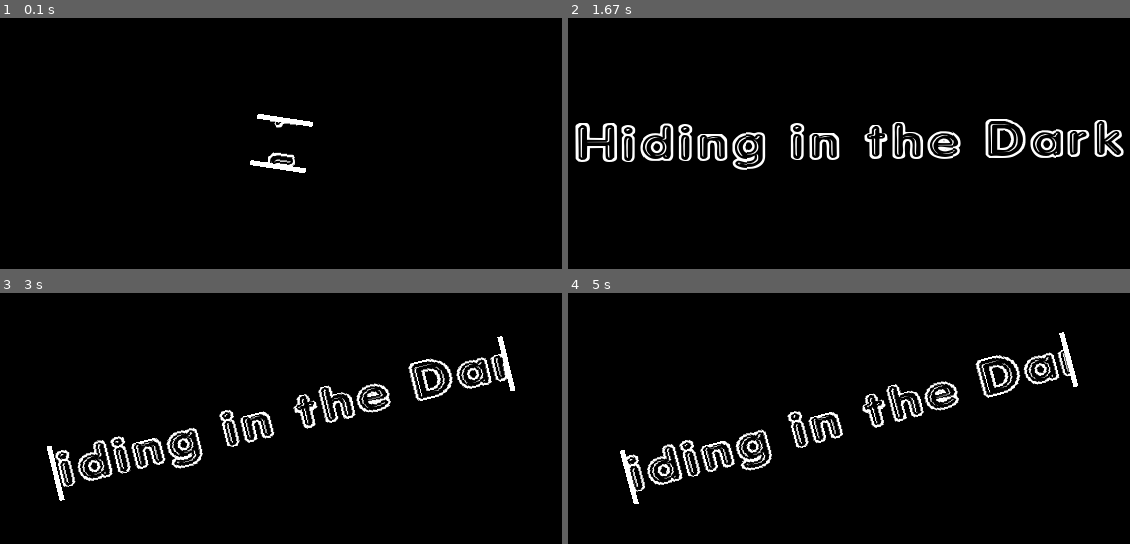
Above: before the commit, frames 1-4 (two rows, left to right).
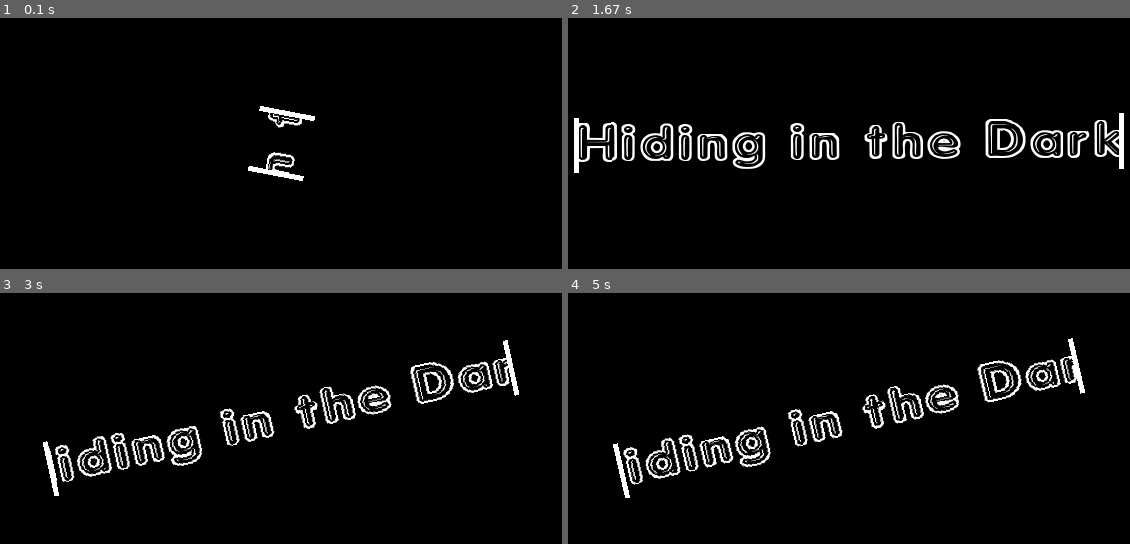
Above: after the commit, the same moments.

Repository: blankRiot96/pygame-poc
Game: pygame game, started from poc/text_effects/main.py
Same seed, same stepped clock (60 frames per second), same inputs: the game is played once before the commit and once after it.
Inputs:
- Up to frame 1 (0.1 s): no input
- Up to frame 2 (1.67 s): no input
- Up to frame 3 (3 s): no input
- Up to frame 4 (5 s): no input

The runs differ from the first frame. In frame 1, 0.9% of the frame differs, in the area x 44-57%, y 35-65%; in frame 2, 0.9%; in frame 3, 5.3%; in frame 4, 5.4%, in the area x 8-92%, y 15-85%.

Commit message:
Text effects are now stackable

Diff:
--- a/poc/text_effects/src/manager.py
+++ b/poc/text_effects/src/manager.py
@@ -4,21 +4,22 @@
 
 import pygame
 from src import shared
-from src.text_effects import RotateAndOpen, TextEffect
+from src.text_effects import EffectChain, Open, Reveal, Rotate
 from src.utils import render_at
 
 
 class EffectManager:
-    EFFECTS: list[TextEffect] = [
-        RotateAndOpen,
-    ]
-
     def __init__(self) -> None:
         self.get_effect()
 
     def get_effect(self) -> None:
-        self.current_effect: TextEffect = random.choice(EffectManager.EFFECTS)(
-            text="Hiding in the Dark", font=pygame.Font("neofont.ttf", 48), seconds=2.0
+        effects = [Open, Rotate]
+        self.current_effect = EffectChain(
+            effects,
+            text="Hiding in the Dark",
+            font=pygame.font.Font("neofont.ttf", 48),
+            seconds=2.0,
+            curve=3,
         )
 
     def update(self):
--- a/poc/text_effects/src/text_effects.py
+++ b/poc/text_effects/src/text_effects.py
@@ -1,4 +1,5 @@
 import abc
+import typing as t
 
 import pygame
 from src import shared
@@ -6,60 +7,129 @@
 
 
 class TextEffect(abc.ABC):
-    def __init__(self, text: str, font: pygame.Font, seconds: float) -> None:
+    def __init__(
+        self, text: str, font: pygame.Font, seconds: float, curve: int = 2
+    ) -> None:
         self.text = text
         self.font = font
         self.seconds = seconds
+        self.curve = curve
+
+        self.original_surf = self.font.render(self.text, True, "white")
+        self.original_rect = self.original_surf.get_rect()
         self.alive = True
+        self.max_seconds = self.seconds
+        self.get_time_ratio()
 
-    @abc.abstractmethod
+    def get_time_ratio(self) -> None:
+        self.seconds -= shared.dt
+        self.time_ratio = (self.seconds / self.max_seconds) ** self.curve
+
     def update(self) -> None:
+        self.get_time_ratio()
         if self.seconds <= 0.0:
             self.alive = False
 
+    def get_inst_surf(self) -> pygame.Surface:
+        return self.get_surf(self.original_surf)
+
     @abc.abstractmethod
-    def get_surf(self) -> pygame.Surface:
+    def get_surf(self, surf):
         ...
 
 
-class RotateAndOpen(TextEffect):
-    def __init__(self, text: str, font: pygame.Font, seconds: float) -> None:
-        super().__init__(text, font, seconds)
-        self.original_surf = self.font.render(self.text, True, "white")
-        self.original_rect = self.original_surf.get_rect()
-
-        self.max_seconds = self.seconds
-        self.seconds_passed = 0.0
-        self.max_degrees = 90.0
-        self.degrees = self.max_degrees
-        self.get_time_ratio()
-
-    def get_time_ratio(self) -> None:
-        self.seconds_passed += shared.dt
-        self.time_ratio = (self.seconds / self.max_seconds) ** 3
-
-    def rotate_degrees(self) -> None:
-        self.seconds -= shared.dt
-        self.degrees = self.time_ratio * self.max_degrees
+class Reveal(TextEffect):
+    def __init__(
+        self, text: str, font: pygame.Font, seconds: float, curve: int = 2
+    ) -> None:
+        super().__init__(text, font, seconds, curve)
+        self.alpha = 0
 
     def update(self) -> None:
         super().update()
-        self.get_time_ratio()
-        self.rotate_degrees()
+        self.alpha = 255 * (1 - self.time_ratio)
 
+    def get_surf(self, surf):
+        surf.set_alpha(self.alpha)
+        return surf
+
+
+class Open(TextEffect):
     def draw_bars(self, surf, rect) -> None:
-        if self.degrees < 1:
+        if self.seconds < 0.2:
             return
         bar = pygame.Surface((5, rect.height))
         bar.fill("white")
         render_at(surf, bar, "topleft")
         render_at(surf, bar, "topright")
 
-    def get_surf(self) -> pygame.Surface:
+    def kyoto_sub(self, surf: pygame.Surface, rect: pygame.Rect) -> pygame.Surface:
+        try:
+            return surf.subsurface(rect).copy()
+        except ValueError:
+            return surf
+
+    def get_surf(self, surf: pygame.Surface) -> pygame.Surface:
         width = (1 - self.time_ratio) * self.original_rect.width
         rect = pygame.Rect(0, 0, width, self.original_rect.height)
         rect.center = self.original_rect.center
-        surf = self.original_surf.subsurface(rect).copy()
+        surf = self.kyoto_sub(surf, rect)
         self.draw_bars(surf, rect)
 
+        return surf
+
+
+class Rotate(TextEffect):
+    def __init__(
+        self, text: str, font: pygame.Font, seconds: float, curve: int = 2
+    ) -> None:
+        super().__init__(text, font, seconds, curve)
+        self.max_degrees = 90.0
+        self.degrees = self.max_degrees
+
+    def rotate_degrees(self) -> None:
+        self.degrees = self.time_ratio * self.max_degrees
+
+    def update(self) -> None:
+        super().update()
+        self.rotate_degrees()
+
+    def get_surf(self, surf: pygame.Surface) -> pygame.Surface:
         return pygame.transform.rotate(surf, self.degrees)
+
+
+class EffectChain:
+    """Chains effects
+
+    PRECEDENCY:
+    * Open, Reveal
+    * Rotate
+
+    Higher precendency effects MUST always come BEFORE Lower precendency effects
+    Example:
+    - [Open, Rotate] ✅
+    - [Rotate, Open] ❌
+    """
+
+    def __init__(
+        self,
+        effect_queue: list[t.Type[TextEffect]],
+        text: str,
+        font: pygame.font.Font,
+        seconds: float,
+        curve: int = 2,
+    ) -> None:
+        self.effects = [Effect(text, font, seconds, curve) for Effect in effect_queue]
+        self.alive = True
+
+    def update(self):
+        self.alive = all(effect.alive for effect in self.effects)
+        for effect in self.effects:
+            effect.update()
+
+    def get_surf(self):
+        surf = self.effects[0].get_inst_surf()
+        for effect in self.effects[1:]:
+            surf = effect.get_surf(surf)
+
+        return surf
